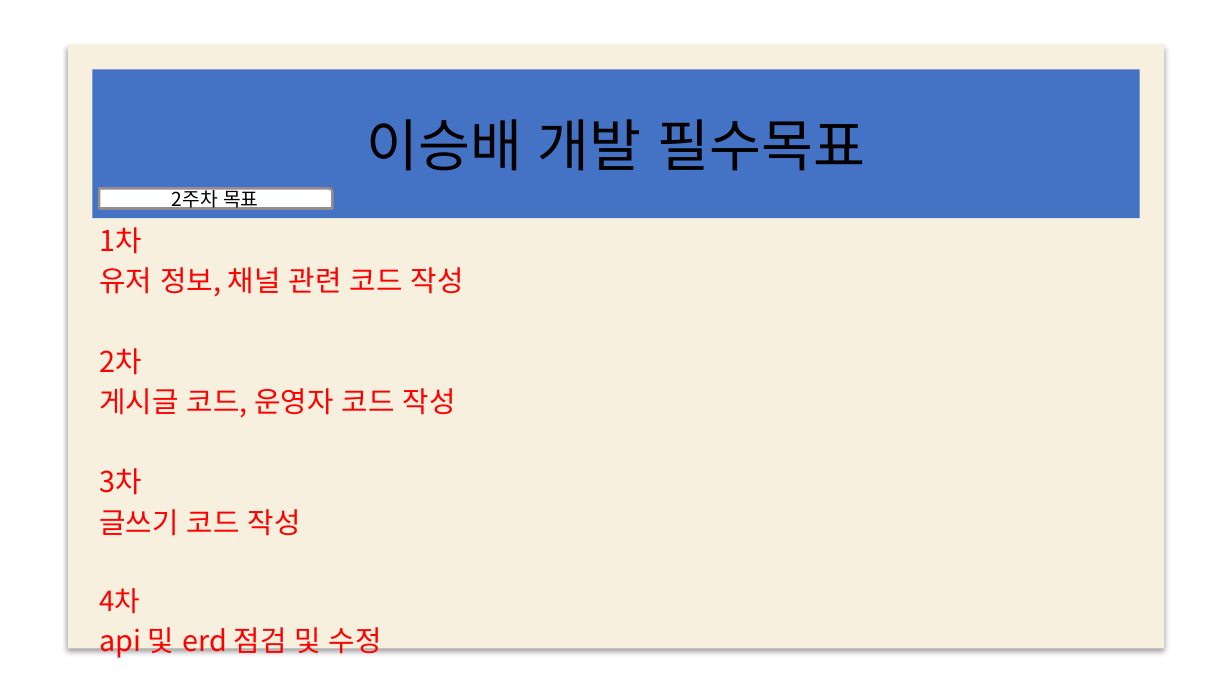
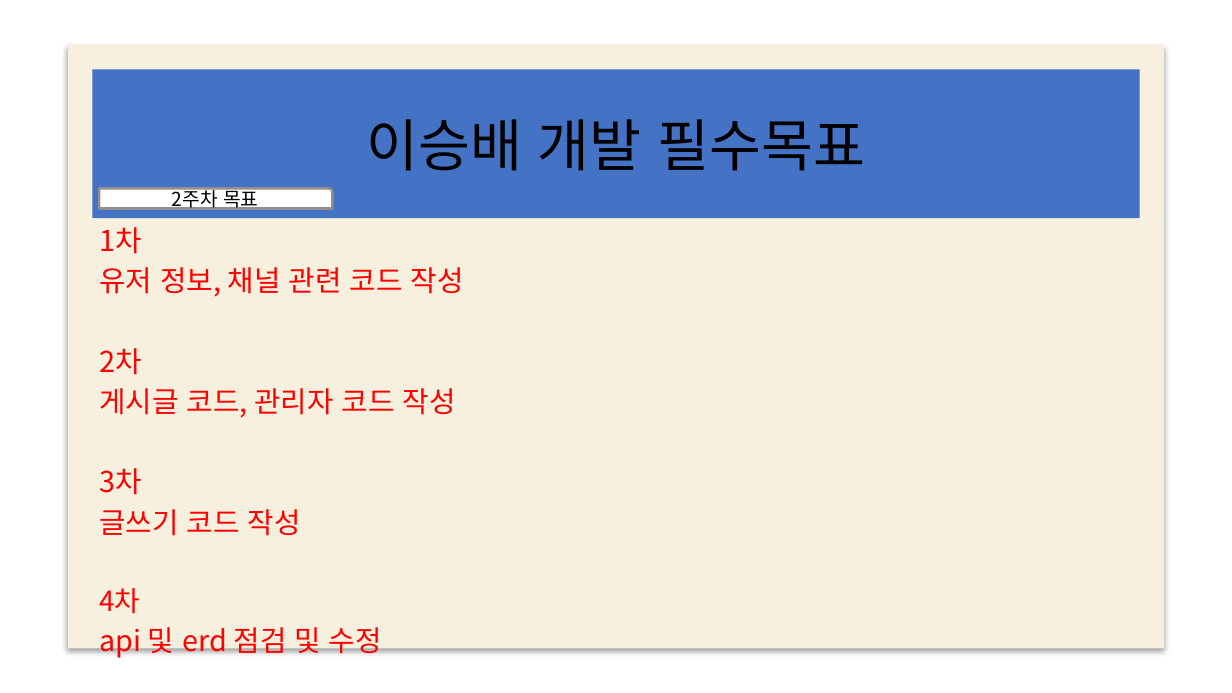
Before and after one commit to web5-kimgangmoon/teamproject_cloneCoding-Kim-Lee-Son-, a slide deck: slide 18 of 스케줄표.pptx. Drawn at 1232x693 pixels with LibreOffice and Linux fonts; fonts in the diff are those of the drawing; background and template pictures are left out. Boxes give left, top, right and bottom in pixels: in the first picture for what was removed or moved away, otherwise in the second. Text is boxed around its words. In the diff, an @@ line names an element or a change of style, - is before the commit and + after.

```diff
--- a/스케줄표.pptx
+++ b/스케줄표.pptx
@@ subtitle at bbox=[99, 388, 456, 418]: text changed @@
-게시글 코드, 운영자 코드 작성
+게시글 코드, 관리자 코드 작성
```
Also in this commit, not shown: 1 other slide changed, 3 other files.
